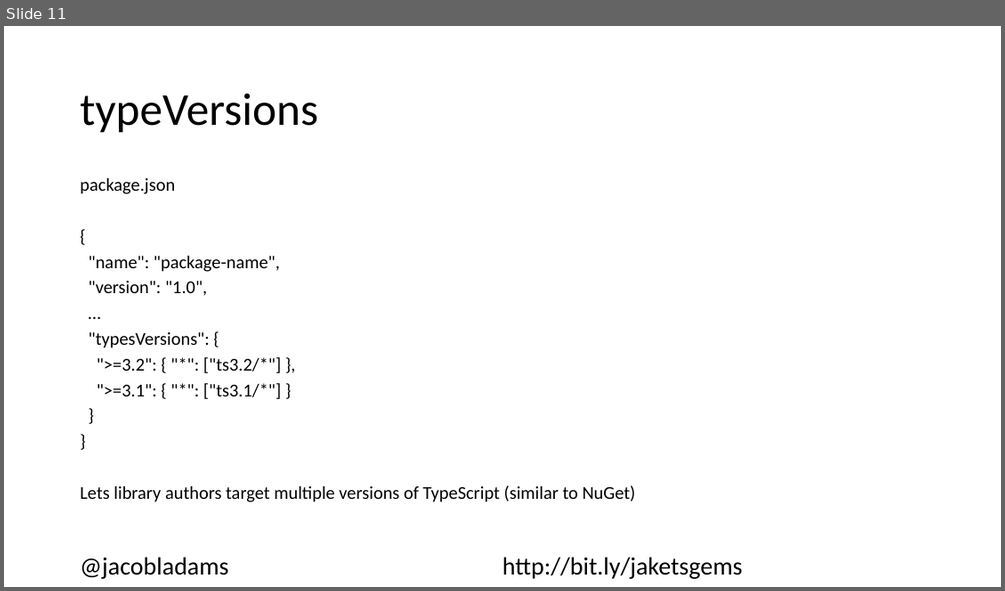
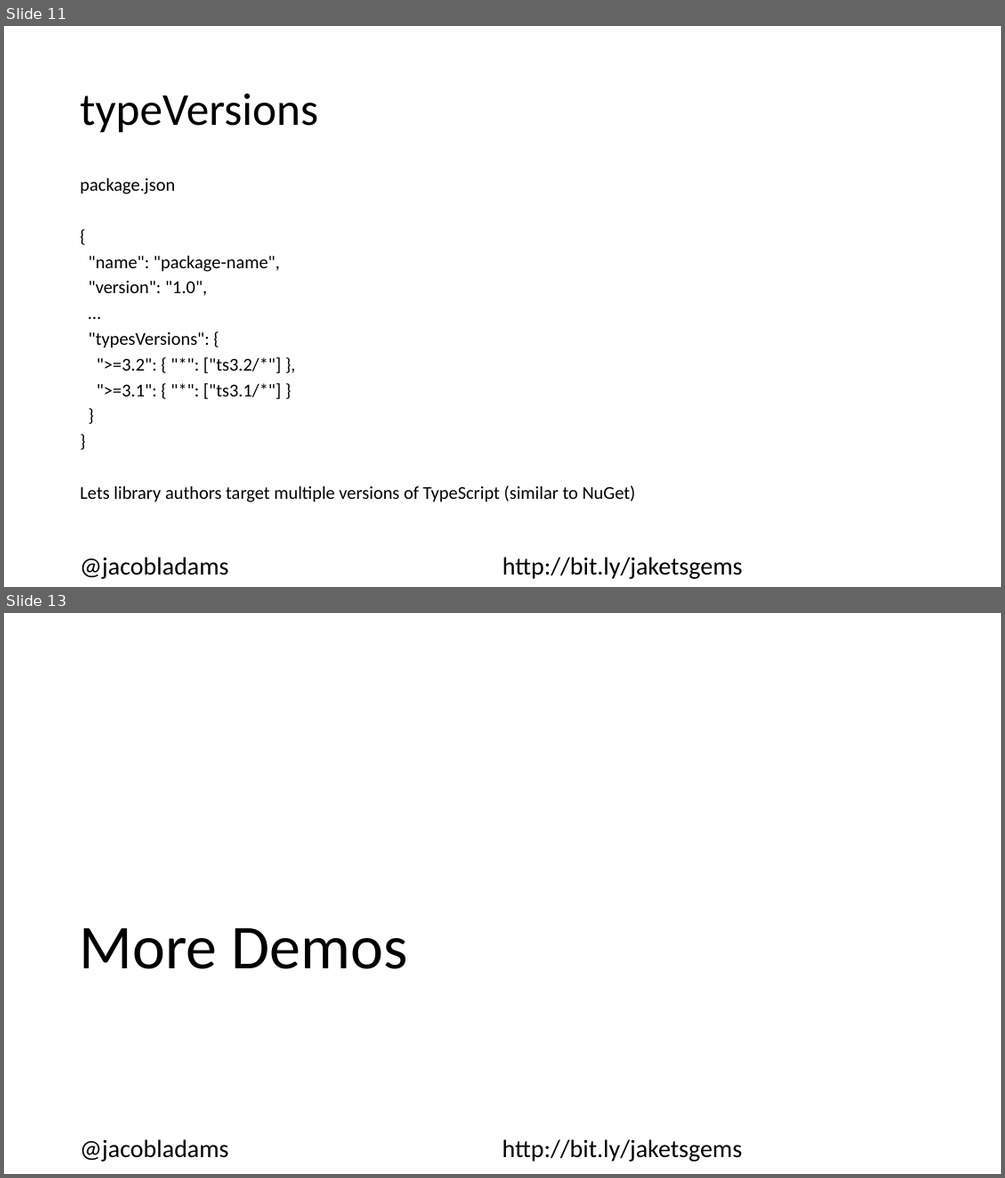
Before and after one commit to jacobladams/hidden-gems-in-typescript-presentation, a slide deck: Hidden Gems In TypeScript.pptx. Shown one above the other, each under a label of ours: slide 11 before the commit, slides 11 and 13 after it; the slides between them are not shown. The pictures are 1005x591 and 1005x1178 pixels, drawn with LibreOffice and Linux fonts; fonts in the diff are those of the drawing. Boxes give left, top, right and bottom in pixels: in the first picture for what was removed or moved away, otherwise in the second. Text is boxed around its words. In the diff, an @@ line names an element or a change of style, - is before the commit and + after.

```diff
--- a/Hidden Gems In TypeScript.pptx
+++ b/Hidden Gems In TypeScript.pptx
@@ slide 13 added at (4, 613, 1001, 1174), background #FFFFFF @@
@@ title added at (80, 928, 408, 969), 60 pt, text #000000 @@
+More Demos
@@ text added at (80, 1139, 743, 1161), 24 pt, text #000000 @@
+@jacobladams http://bit.ly/jaketsgems
```
Also in this commit, not shown: 1 slide changed, 1 other slide added.
